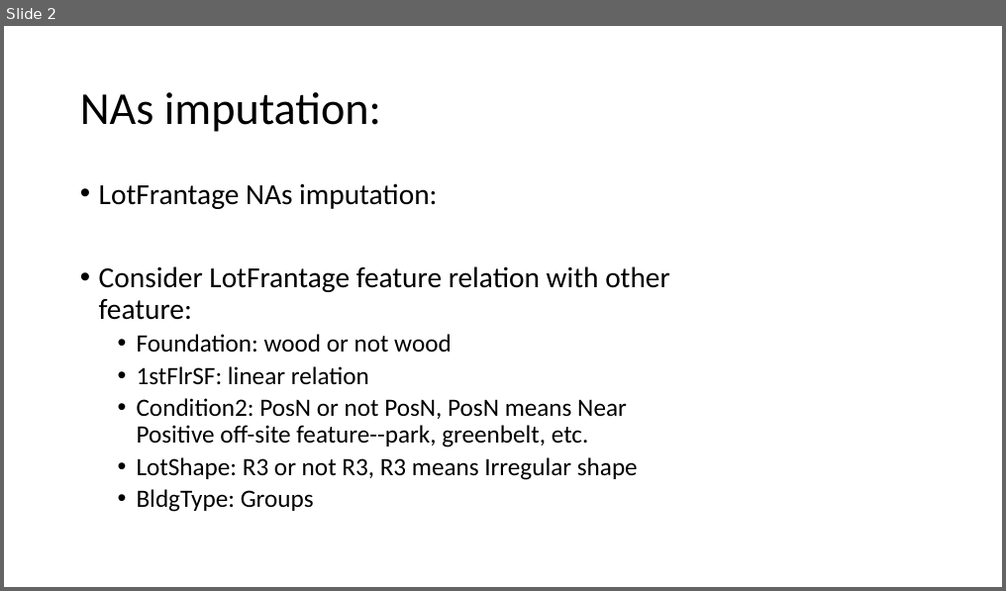
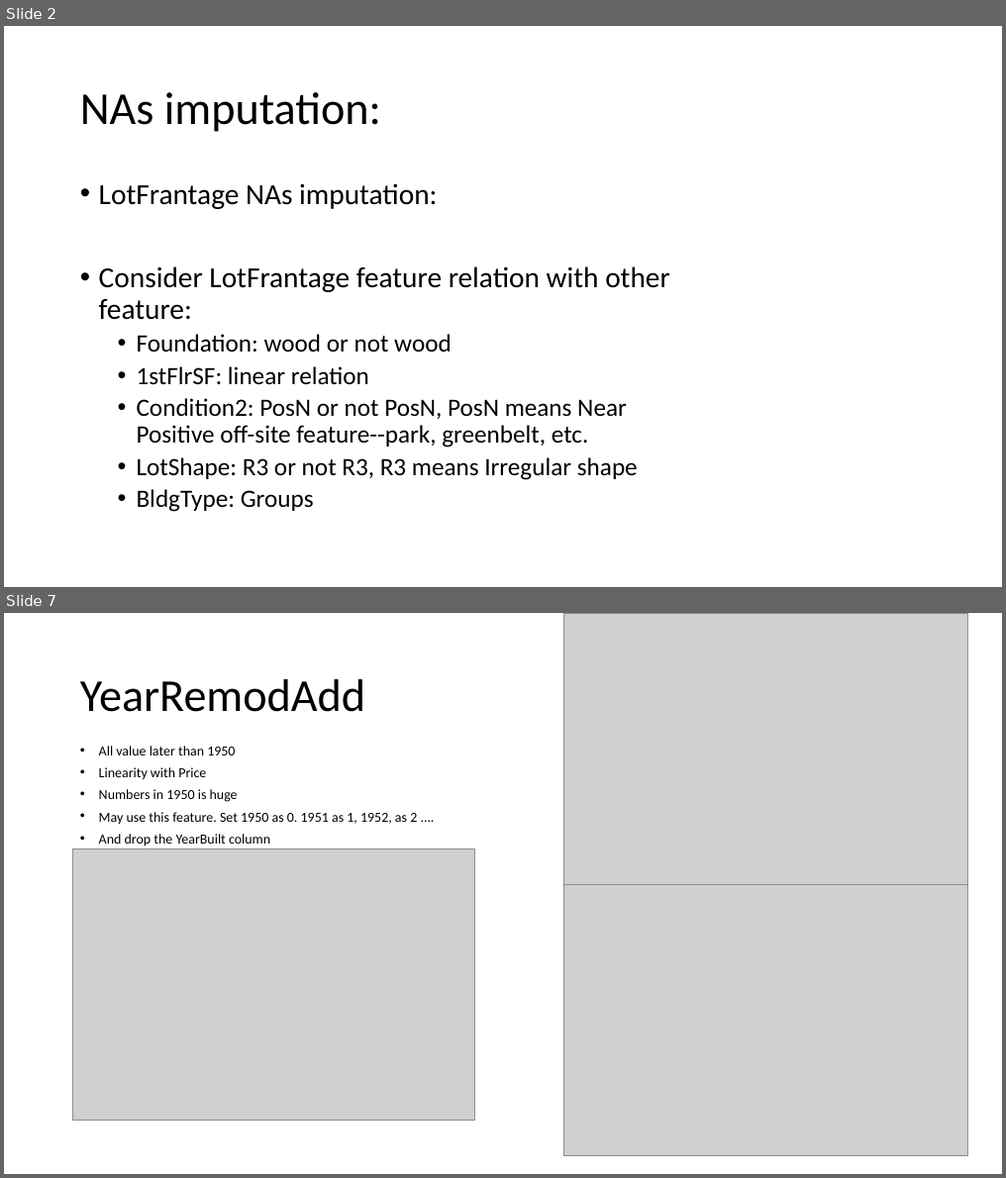
Before and after one commit to joshualee791204/Octopus, a slide deck: Presentation_record.pptx. Shown one above the other, each under a label of ours: slide 2 before the commit, slides 2 and 7 after it; the slides between them are not shown. The pictures are 1006x591 and 1006x1178 pixels, drawn with LibreOffice and Linux fonts; fonts in the diff are those of the drawing; grey boxes stand for pictures. Boxes give left, top, right and bottom in pixels: in the first picture for what was removed or moved away, otherwise in the second. Text is boxed around its words. In the diff, an @@ line names an element or a change of style, - is before the commit and + after.

Commit message:
Modifyed preprocess.py and Added Multi linear model 2

```diff
--- a/Presentation_record.pptx
+++ b/Presentation_record.pptx
@@ slide 7 added at [4,613,1002,1174], background #FFFFFF @@
@@ picture added at [563,613,967,884] @@
@@ title added at [80,679,365,712], 44 pt, text #000000 @@
+YearRemodAdd
@@ text added at [99,746,417,847], 13.3 pt, text #000000 @@
+• All value later than 1950
+• Linearity with Price
+• Numbers in 1950 is huge
+• May use this feature. Set 1950 as 0. 1951 as 1, 1952, as 2 ….
+• And drop the YearBuilt column
@@ picture added at [73,849,475,1120] @@
@@ picture added at [563,884,967,1155] @@
```
Also in this commit, not shown: 5 other slides added, 5 other files.
